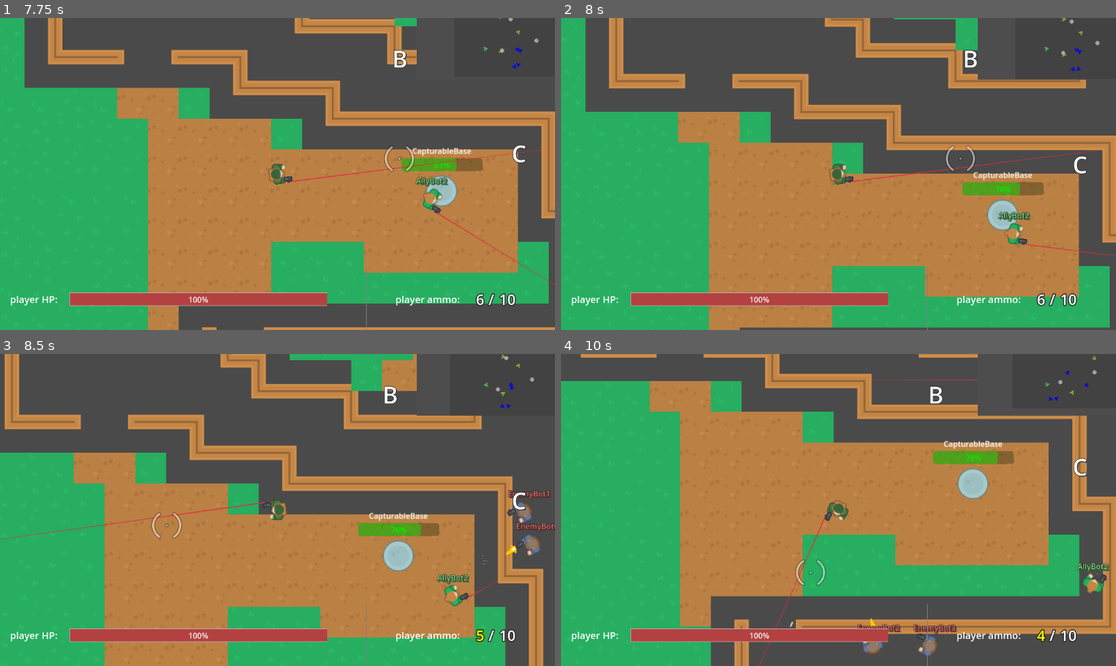
Above: before the commit, frames 1-4 (two rows, left to right).
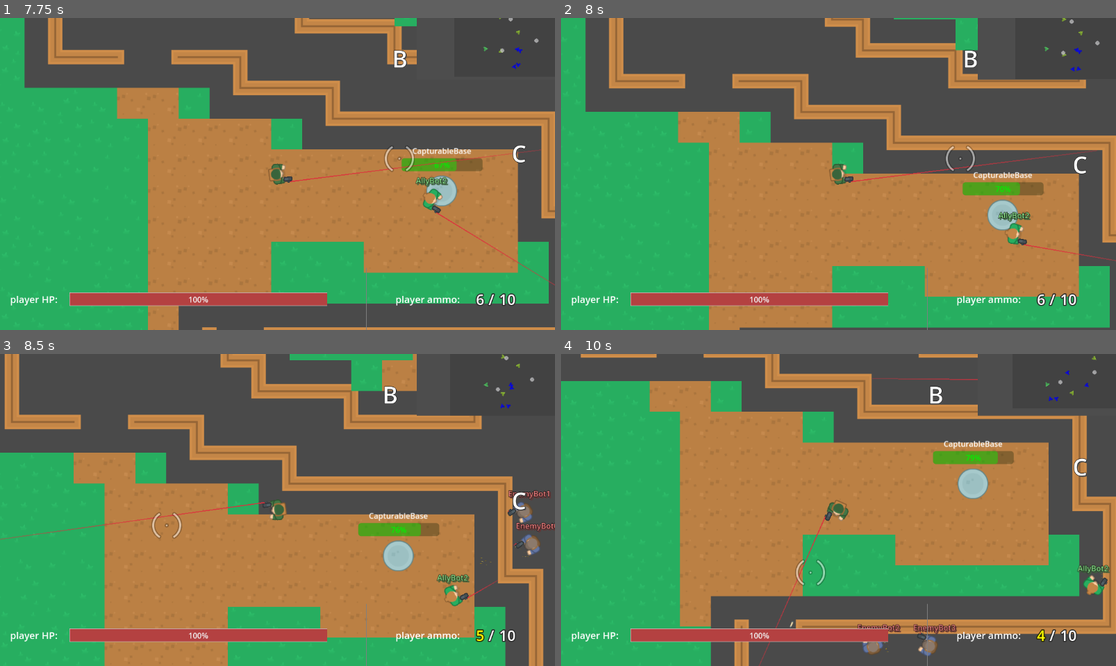
Above: after the commit, the same moments.

Repository: ZeromaXHe/MyGitRepository
Game: Godot game, scene res://scenes/main_menu_screen.tscn
The game is run twice, just before and just after one commit, with the same random seed, the same clock (stepped at 60 frames per second) and the same inputs.
Inputs (mouse positions are in pixels of both pictures, inside the frame that each line leads up to):
- Up to frame 1 (7.75 s): click "Play" at 0.5 s; tap Enter at 1.25 s; move the mouse to (216, 52) at 1.27 s; press the mouse at (216, 52) at 1.28 s; hold D (right) 1.28-2.03 s; move the mouse to (166, 189) at 2.02 s; release the mouse at (166, 189) at 2.03 s; hold S (down) 2.03-2.78 s; click (166, 189) at 2.1 s; move the mouse to (333, 105) at 2.77 s; press the mouse at (333, 105) at 2.78 s; hold D (right) 2.78-3.53 s; tap 1 (weapon_1) at 2.85, 5.85 s; move the mouse to (249, 236) at 3.52 s; release the mouse at (249, 236) at 3.53 s; hold W (up) 3.53-4.28 s; tap 2 (weapon_2) at 3.6, 6.6 s; click (249, 236) at 3.8 s; move the mouse to (444, 220) at 4.27 s; press the mouse at (444, 220) at 4.28 s; hold A (left) 4.28-5.78 s; move the mouse to (111, 127) at 5.02 s; release the mouse at (111, 127) at 5.03 s; click (111, 127) at 5.1 s; move the mouse to (305, 174) at 5.77 s; press the mouse at (305, 174) at 5.78 s; hold S (down) 5.78-6.53 s; move the mouse to (194, 96) at 6.52 s; release the mouse at (194, 96) at 6.53 s; hold D (right) 6.53-7.28 s; click (194, 96) at 6.8 s; move the mouse to (399, 158) at 7.27 s; press the mouse at (399, 158) at 7.28 s; hold W (up) from 7.28 s (still down)
- Up to frame 2 (8 s): keep holding W (up)
- Up to frame 3 (8.5 s): move the mouse to (166, 525) at 8.02 s; release W (up) at 8.03 s; release the mouse at (166, 525) at 8.03 s; hold D (right) from 8.03 s (still down); click (166, 525) at 8.1 s
- Up to frame 4 (10 s): move the mouse to (894, 441) at 8.77 s; release D (right) at 8.78 s; press the mouse at (894, 441) at 8.78 s; hold S (down) 8.78-9.53 s; tap 1 (weapon_1) at 8.85 s; move the mouse to (810, 572) at 9.52 s; release the mouse at (810, 572) at 9.53 s; hold A (left) from 9.53 s (still down); tap 2 (weapon_2) at 9.6 s; click (810, 572) at 9.8 s

Frame 1 is identical in both runs. In frame 2, 0.1% of the frame differs, in the area x 80-100%, y 9-78%; in frame 3, 0.2%; in frame 4, 0.4%, in the area x 55-99%, y 7-96%.

Commit message:
refactor(GodotDemo): GodotProjects 俯视角射击游戏 - AI 使用状态模式重构（具体代码还需要进一步优化）

Diff:
--- a/GodotDemo/GodotProjects/scripts/actor.gd
+++ b/GodotDemo/GodotProjects/scripts/actor.gd
@@ -44,11 +44,6 @@
 	# 重置血量和弹药
 	health.hp = health.max_health
 	weapon_manager.reset_to_max_ammo()
-	if ai != null:
-		# 刷新目标敌人
-		ai.refresh_targets()
-		# 先考虑前进
-		ai.set_state(AI.State.ADVANCE)
 
 
 func set_unit_bases(capturable_bases: Array):
--- a/GodotDemo/GodotProjects/scripts/ai.gd
+++ b/GodotDemo/GodotProjects/scripts/ai.gd
@@ -1,13 +1,6 @@
 extends Node2D
 class_name AI
 
-enum State {
-	IDLE,
-	PATROL,
-	ENGAGE,
-	ADVANCE,
-	CAPTURING,
-}
 
 @export var patrol_range: int = 200
 
@@ -15,10 +8,18 @@
 @onready var detection_zone: Area2D = $DetectionZone
 @onready var navigation_agent: NavigationAgent2D = $NavigationAgent2D
 
-var state: State = State.IDLE:
-	set = set_state
 var actor: Actor = null
 var targets: Array[Actor] = []
+
+# 基于类继承关系的状态模式实现状态机
+static var AI_STATE_ADVANCE: AiStateAdvance = AiStateAdvance.new()
+static var AI_STATE_ENGAGE: AiStateEngage = AiStateEngage.new()
+static var AI_STATE_IDLE: AiStateIdle = AiStateIdle.new()
+static var AI_STATE_PATROL: AiStatePatrol = AiStatePatrol.new()
+static var AI_STATE_DEAD: AiStateDead = AiStateDead.new()
+
+var ai_state: AiState = AI_STATE_IDLE:
+	set = set_ai_state
 
 # 巡逻状态使用
 var origin: Vector2 = Vector2.ZERO
@@ -29,13 +30,20 @@
 
 
 func _ready():
-	set_state(State.PATROL)
-
 	# 导航相关的配置
 	navigation_agent.path_desired_distance = 5.0
 	navigation_agent.target_desired_distance = 10.0
 	# 空闲时候调用，防止阻塞 _ready()
 	actor_setup.call_deferred()
+
+
+func _physics_process(_delta):
+	# AI 角色死亡时不进行处理
+	if actor.health.hp == 0:
+		return
+
+	if not ai_state.update_state(self):
+		ai_state.control_actor(self)
 
 
 func actor_setup():
@@ -49,7 +57,6 @@
 
 func init_bases(new_bases: Array):
 	bases.append_array(new_bases)
-	set_state(State.ADVANCE)
 
 
 func set_navigation_target(navigation_target: Vector2):
@@ -62,73 +69,13 @@
 		_on_detection_zone_body_entered(body)
 
 
-func _physics_process(_delta):
-	# AI 角色死亡时不进行处理
-	if actor.health.hp == 0:
-		return
-	if state != State.ENGAGE and targets.size() > 0:
-		for target in targets:
-			if actor.can_shoot(target):
-				set_state(State.ENGAGE)
-				return
-	match state:
-		State.PATROL:
-			if not navigation_agent.is_navigation_finished():
-				navigation_move()
-			else:
-				actor.velocity = Vector2.ZERO
-
-			if patrol_timer.is_stopped():
-				# 防止重复启动巡逻计时器
-				patrol_timer.start()
-		State.ENGAGE:
-			if targets.size() > 0:
-				engage_targets()
-			else:
-				printerr("engaged, but no target found")
-				set_state(State.ADVANCE)
-		State.ADVANCE:
-			if navigation_agent.is_navigation_finished():
-				set_state(State.PATROL)
-			else:
-				navigation_move()
-		_:
-			printerr("Error: a unexpected state")
-
-
-func engage_targets():
-	while targets.size() > 0 and targets[0].health.hp == 0:
-		targets.pop_front()
+func exist_shootable_target() -> bool:
 	if targets.size() == 0:
-		# 所有敌人均被击杀，继续前进
-		set_state(State.ADVANCE)
-		return
+		return false
 	for target in targets:
-		if not actor.can_shoot(target):
-			continue
-		var angle_to_target = actor.rotate_toward(target.global_position)
-		# print("sin: ", sin(0.5 * (actor.rotation - angle_to_target)))
-
-		# lerp_angle 貌似会让 actor.rotation 超过上限 PI 和下限 -PI
-		# 所以这里用 sin(0.5x) 替代 x 来实现原教程类似的效果
-		# 使得目标进入一定角度时开枪
-		if abs(sin(0.5 * (actor.rotation - angle_to_target))) < 0.08:
-			actor.weapon_manager.shoot()
-		return
-	# 走到这里的逻辑，那说明没有找到可以射击的目标，那就继续前进
-	print(actor.name, " has no shootable target")
-	set_state(State.ADVANCE)
-
-
-func navigation_move():
-	var next_position: Vector2 = navigation_agent.get_next_path_position()
-	actor.rotate_toward(next_position)
-	if navigation_agent.avoidance_enabled:
-		navigation_agent.set_velocity(actor.velocity_toward(next_position))
-	else:
-		actor.velocity_toward(next_position)
-		# 4.1 中的 move_and_slide 不需要传参了，直接根据 velocity 移动
-		actor.move_and_slide()
+		if actor.can_shoot(target):
+			return true
+	return false
 
 
 func initialize(actor: Actor):
@@ -137,7 +84,7 @@
 
 func handle_base_captured(base: CapturableBase):
 	# 如果 AI 当前正在前往的基地已经被友方占领，选择一个新的基地作为目标
-	if actor.health.hp > 0 and state == State.ADVANCE \
+	if actor.health.hp > 0 and ai_state == AI_STATE_ADVANCE \
 			and bases[advancing_base_idx] == base \
 			and base.team.side == actor.team.side:
 		choose_new_advancing_base()
@@ -145,10 +92,10 @@
 
 func choose_new_advancing_base():
 	var target_bases = bases.filter(func(b): return b.team.side != actor.team.side)
-	print(actor.name, " choose advance, bases: ", bases.size(), " target_bases: ", target_bases.size())
+#	print(actor.name, " choose advance, bases: ", bases.size(), " target_bases: ", target_bases.size())
 	# 没有可供占领的基地了，开始巡逻
 	if target_bases.size() == 0:
-		set_state(State.PATROL)
+		set_ai_state(AI_STATE_PATROL)
 	else:
 		# 按距离排序
 		target_bases.sort_custom(func(a, b): actor.global_position.distance_to(a.global_position) < \
@@ -173,11 +120,11 @@
 	set_navigation_target(global_posi)
 
 
-func set_state(new_state: State):
-	if new_state == state:
+func set_ai_state(new_ai_state: AiState):
+	if new_ai_state == ai_state:
 		return
 
-	if new_state == State.PATROL:
+	if new_ai_state == AI_STATE_PATROL:
 		patrol_timer.start()
 		if origin != global_position:
 			set_navigation_target(global_position)
@@ -185,10 +132,17 @@
 	else:
 		patrol_timer.stop()
 
+	if ai_state == AI_STATE_DEAD:
+		# 刷新目标敌人
+		refresh_targets()
+
+	if new_ai_state == AI_STATE_DEAD:
+		targets.clear()
+
 	# 因为 choose_new_advancing_base() 中可能改变状态，所以这里先设值
-	state = new_state
+	ai_state = new_ai_state
 
-	if new_state == State.ADVANCE:
+	if new_ai_state == AI_STATE_ADVANCE:
 		choose_new_advancing_base()
 
 
@@ -197,8 +151,6 @@
 		var shootable = actor.can_shoot(body)
 		print(actor.name, " find a target, shootable: ", shootable)
 		targets.append(body as Actor)
-		if shootable:
-			set_state(State.ENGAGE)
 
 
 func _on_detection_zone_body_exited(body):
@@ -209,8 +161,6 @@
 		printerr(actor.name, " target not in array, but exited zone")
 		return
 	targets.remove_at(idx)
-	if targets.size() == 0:
-		set_state(State.ADVANCE)
 
 
 func _on_patrol_timer_timeout():
--- /dev/null
+++ b/GodotDemo/GodotProjects/scripts/ai_state/ai_state.gd
@@ -0,0 +1,34 @@
+extends Node
+class_name AiState
+
+enum State {
+	IDLE,
+	PATROL,
+	ENGAGE,
+	ADVANCE,
+	DEAD,
+}
+
+
+func get_state_enum() -> AiState.State:
+	return -1
+
+
+func update_state(ai: AI) -> bool:
+	printerr("update_state() should be overriden")
+	return false
+
+
+func control_actor(ai: AI):
+	printerr("control_actor() should be overriden")
+
+
+static func navigation_move(ai: AI):
+	var next_position: Vector2 = ai.navigation_agent.get_next_path_position()
+	ai.actor.rotate_toward(next_position)
+	if ai.navigation_agent.avoidance_enabled:
+		ai.navigation_agent.set_velocity(ai.actor.velocity_toward(next_position))
+	else:
+		ai.actor.velocity_toward(next_position)
+		# 4.1 中的 move_and_slide 不需要传参了，直接根据 velocity 移动
+		ai.actor.move_and_slide()
--- /dev/null
+++ b/GodotDemo/GodotProjects/scripts/ai_state/ai_state_advance.gd
@@ -0,0 +1,28 @@
+extends AiState
+class_name AiStateAdvance
+
+
+const state_enum: AiState.State = AiState.State.ADVANCE
+
+
+func get_state_enum() -> AiState.State:
+	return state_enum
+
+
+func update_state(ai: AI) -> bool:
+	if ai.actor.health.hp == 0:
+		ai.set_ai_state(AI.AI_STATE_DEAD)
+		return true
+	# 存在可以射击的目标
+	if ai.exist_shootable_target():
+		ai.set_ai_state(AI.AI_STATE_ENGAGE)
+		return true
+	# 到达前往的基地
+	if ai.navigation_agent.is_navigation_finished():
+		ai.set_ai_state(AI.AI_STATE_PATROL)
+		return true
+	return false
+
+
+func control_actor(ai: AI):
+	AiState.navigation_move(ai)
--- /dev/null
+++ b/GodotDemo/GodotProjects/scripts/ai_state/ai_state_dead.gd
@@ -0,0 +1,21 @@
+extends AiState
+class_name AiStateDead
+
+
+const state_enum: AiState.State = AiState.State.DEAD
+
+
+func get_state_enum() -> AiState.State:
+	return state_enum
+
+
+func update_state(ai: AI) -> bool:
+	# Actor 复活了
+	if ai.actor.health.hp > 0:
+		ai.set_ai_state(AI.AI_STATE_ADVANCE)
+		return true
+	return false
+
+
+func control_actor(ai: AI):
+	AiState.navigation_move(ai)
--- /dev/null
+++ b/GodotDemo/GodotProjects/scripts/ai_state/ai_state_engage.gd
@@ -0,0 +1,39 @@
+extends AiState
+class_name AiStateEngage
+
+
+const state_enum: AiState.State = AiState.State.ENGAGE
+
+
+func get_state_enum() -> AiState.State:
+	return state_enum
+
+
+func update_state(ai: AI) -> bool:
+	if ai.actor.health.hp == 0:
+		ai.set_ai_state(AI.AI_STATE_DEAD)
+		return true
+	# 没有可交火的目标，则继续前进
+	if not ai.exist_shootable_target():
+		ai.set_ai_state(AI.AI_STATE_ADVANCE)
+		return true
+	return false
+
+
+func control_actor(ai: AI):
+	while ai.targets.size() > 0 and ai.targets[0].health.hp == 0:
+		ai.targets.pop_front()
+	if ai.targets.size() == 0:
+		return
+	for target in ai.targets:
+		if not ai.actor.can_shoot(target):
+			continue
+		var angle_to_target = ai.actor.rotate_toward(target.global_position)
+		# print("sin: ", sin(0.5 * (actor.rotation - angle_to_target)))
+
+		# lerp_angle 貌似会让 actor.rotation 超过上限 PI 和下限 -PI
+		# 所以这里用 sin(0.5x) 替代 x 来实现原教程类似的效果
+		# 使得目标进入一定角度时开枪
+		if abs(sin(0.5 * (ai.actor.rotation - angle_to_target))) < 0.08:
+			ai.actor.weapon_manager.shoot()
+		return
--- /dev/null
+++ b/GodotDemo/GodotProjects/scripts/ai_state/ai_state_idle.gd
@@ -0,0 +1,24 @@
+extends AiState
+class_name AiStateIdle
+
+
+const state_enum: AiState.State = AiState.State.IDLE
+
+
+func get_state_enum() -> AiState.State:
+	return state_enum
+
+
+func update_state(ai: AI) -> bool:
+	if ai.actor.health.hp == 0:
+		ai.set_ai_state(AI.AI_STATE_DEAD)
+		return true
+	# bases 初始化好就转为前进状态
+	if ai.bases.size() > 0:
+		ai.set_ai_state(AI.AI_STATE_ADVANCE)
+		return true
+	return false
+
+
+func control_actor(ai: AI):
+	pass
--- /dev/null
+++ b/GodotDemo/GodotProjects/scripts/ai_state/ai_state_patrol.gd
@@ -0,0 +1,31 @@
+extends AiState
+class_name AiStatePatrol
+
+
+const state_enum: AiState.State = AiState.State.PATROL
+
+
+func get_state_enum() -> AiState.State:
+	return state_enum
+
+
+func update_state(ai: AI) -> bool:
+	if ai.actor.health.hp == 0:
+		ai.set_ai_state(AI.AI_STATE_DEAD)
+		return true
+	# 存在可以射击的目标
+	if ai.exist_shootable_target():
+		ai.set_ai_state(AI.AI_STATE_ENGAGE)
+		return true
+	return false
+
+
+func control_actor(ai: AI):
+	if ai.patrol_timer.is_stopped():
+		# 防止重复启动巡逻计时器
+		ai.patrol_timer.start()
+
+	if ai.navigation_agent.is_navigation_finished():
+		ai.actor.velocity = Vector2.ZERO
+	else:
+		AiState.navigation_move(ai)
